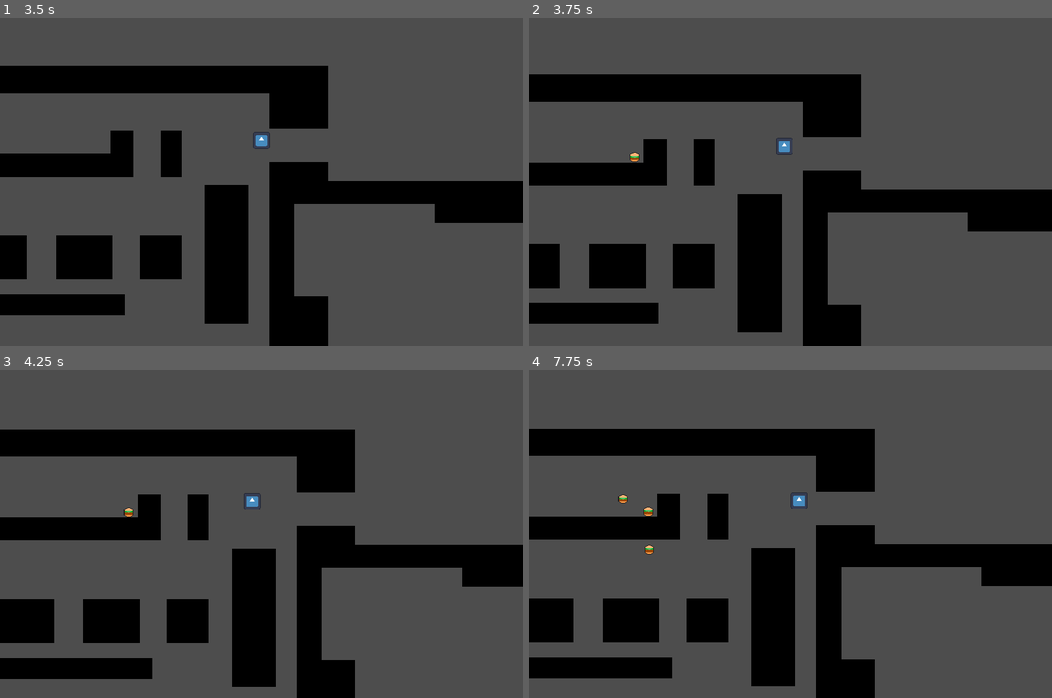
Above: before the commit, frames 1-4 (two rows, left to right).
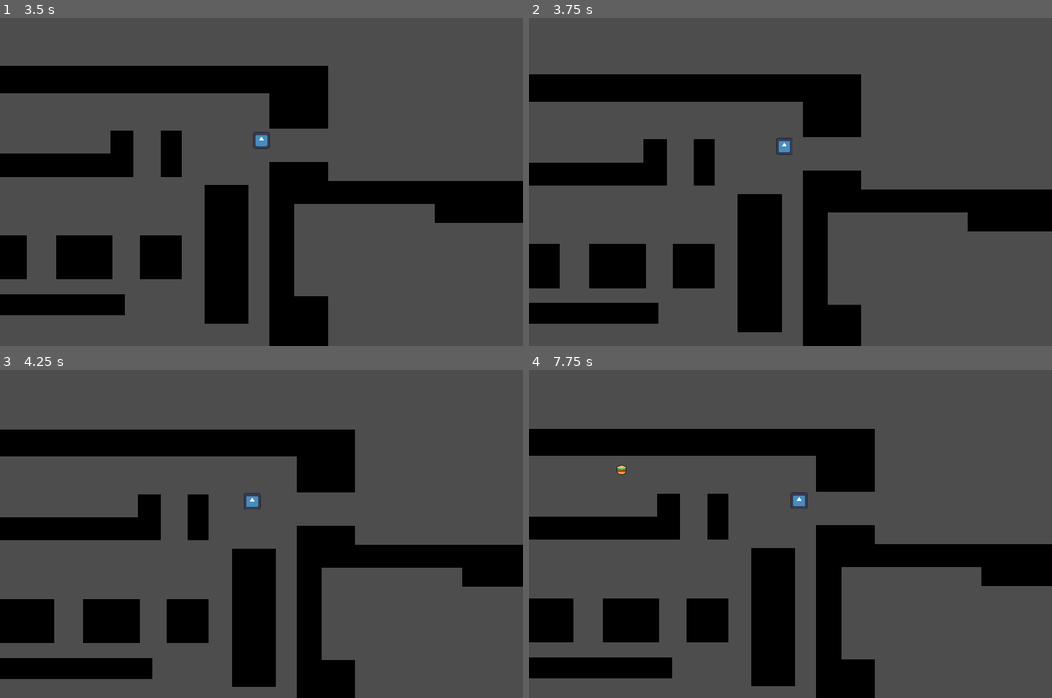
Above: after the commit, the same moments.

Repository: apenas-naka/jornada-dev-godot
Game: Godot game, scene res://scenes/world.tscn
Same seed, same stepped clock (60 frames per second), same inputs: the game is played once before the commit and once after it. The engine's default icon, where the game draws it, is replaced by a stand-in: a white triangle on a blue panel in a dark square.
Inputs:
- Up to frame 1 (3.5 s): tap Enter at 0.5 s; hold D (move_right) 0.53-1.28 s; tap J (test_key_J) every 0.75 s from 0.6 to 2.85 s; hold S (move_down) 1.28-2.03 s; hold D (move_right) 2.03-2.78 s; hold W (move_up) from 2.78 s (still down)
- Up to frame 2 (3.75 s): release W (move_up) at 3.53 s; hold A (move_left) from 3.53 s (still down); tap J (test_key_J) at 3.6 s
- Up to frame 3 (4.25 s): keep holding A (move_left)
- Up to frame 4 (7.75 s): tap J (test_key_J) every 0.75 s from 4.35 to 7.35 s; release A (move_left) at 5.03 s; hold S (move_down) 5.03-5.78 s; hold D (move_right) 5.78-6.53 s; hold W (move_up) 6.53-7.28 s; hold D (move_right) from 7.28 s (still down)

Frame 1 is identical in both runs. In frame 2, less than 0.1% of the frame differs, in the area x 19-22%, y 40-44%; in frame 3, less than 0.1%; in frame 4, 0.2%, in the area x 16-24%, y 28-57%.

Commit message:
spawn system upgrade
spawn system 100%;
moving to ui

Diff:
--- a/scenes/burguer.tscn
+++ b/scenes/burguer.tscn
@@ -6,6 +6,7 @@
 [sub_resource type="RectangleShape2D" id="RectangleShape2D_qvvgy"]
 
 [sub_resource type="RectangleShape2D" id="RectangleShape2D_kxr0l"]
+size = Vector2(24.2857, 26)
 
 [node name="burguer" type="Area2D"]
 scale = Vector2(3.5, 3.5)
@@ -20,12 +21,15 @@
 texture = ExtResource("1_703bv")
 
 [node name="checkColl" type="Area2D" parent="."]
+metadata/_edit_group_ = true
 
 [node name="CollisionShape2D" type="CollisionShape2D" parent="checkColl"]
+position = Vector2(-0.1, -0.1)
 shape = SubResource("RectangleShape2D_kxr0l")
 
 [node name="visibilityTimer" type="Timer" parent="."]
 wait_time = 1.5
 
 [connection signal="body_entered" from="." to="." method="_on_body_entered"]
+[connection signal="area_entered" from="checkColl" to="." method="_on_check_coll_area_entered"]
 [connection signal="timeout" from="visibilityTimer" to="." method="_on_visibility_timer_timeout"]
--- a/scenes/world.tscn
+++ b/scenes/world.tscn
@@ -119,7 +119,6 @@
 metadata/_edit_group_ = true
 
 [node name="spawnCollectables" type="Timer" parent="."]
-wait_time = 2.0
 autostart = true
 
 [node name="visibleCollectables" type="Timer" parent="."]
--- a/scripts/burguer.gd
+++ b/scripts/burguer.gd
@@ -1,24 +1,22 @@
 extends Area2D
 
 func _ready():
-	var vtimer = $visibilityTimer;
-	vtimer.start(1.5);
-	hide();
-	#print("hide()");
+	var vtimer = $visibilityTimer;	# REFERENCIA O TIMER 'visibleCollectables'
+	vtimer.start(1.5);	# INICIA A CONTAGEM PARA MOSTRAR OS ITENS
+	hide();	#	ESCONDE
 
 func _on_body_entered(body):	#COLISÃO COM O ITEM
-	if body.is_in_group("walls"):	#	SE ESTIVER NO GRUPO 'PAREDE'
-		print("SPAWNOU NA PAREDE");
+	if body.is_in_group("walls"):	#	SE ESTIVER NO GRUPO 'parede'
+		#print("SPAWNOU NA PAREDE");
 		queue_free();
-		print("REMOVIDO");
-	if body.is_in_group("player"):
-		print("Coletado pelo jogador!");
-		queue_free();
-	if body.is_in_group("collectables"):
-		print("Dupla colisão");
+		#print("REMOVIDO");
+	if body.is_in_group("player"):	# SE ESTIVER NO GRUPO 'player'
+		#print("Coletado pelo jogador!");
 		queue_free();
 
-
-func _on_visibility_timer_timeout():
-	show();
+func _on_visibility_timer_timeout():	# QUANDO O TEMPO ACABAR
+	show();	# MOSTRAR OS ITENS
 	#print("VisibilityTimer: ON")
+func _on_check_coll_area_entered(_area):	# SE ESTIVER SOBREPOSTO
+	if !has_overlapping_areas():
+		queue_free();	# LIMPA
--- a/scripts/player.gd
+++ b/scripts/player.gd
@@ -3,8 +3,6 @@
 
 @export var playerSpeed : int = 400;
 @export var playerHungry : int = 5;
-#@onready var playerCollectable := $"../burguer";
-
 
 func get_input():
 	var input_direction = Input.get_vector("move_left", "move_right", "move_up", "move_down");
@@ -12,13 +10,12 @@
 #	PROCESSAMENTO DE FISICA (CADA FPS)
 func _physics_process(delta):
 	get_input();
+	var collided = move_and_collide(velocity * delta) # Verifica se esta colidindo.
 
-	var collided = move_and_collide(velocity * delta) # Verifica se esta colidindo.
 	if collided:	# Se estiver vai normalizar a posição (pra não atravessar).
 		velocity = velocity.bounce(collided.get_normal());
 
-
-func _on_hungry_timer_timeout():
+func _on_hungry_timer_timeout():	# QUANDO CONTADOR DE FOME ZERAR
 	playerHungry -= 1;
 	print("Barra de fome: " + str(playerHungry));
 	if playerHungry < 1:
@@ -27,18 +24,3 @@
 func _input(event):
 	if event.is_action_released("test_key_J"):
 		print("Você apertou J");
-
-#func _on_burguer_body_entered(body):
-	#if body.name == "player":
-		#print("Player comeu");
-		#playerCollectable.queue_free();
-
-
-#func _on_spawn_collectables_timeout():
-	#const myCollectable = preload("res://scenes/burguer.tscn");
-	#
-	#var obj = myCollectable.instantiate();
-	#obj.position.x = randi_range(210, 500);
-	#obj.position.y = randi_range(9, 550);
-	#add_sibling(obj);
-	#print("Item criado");
--- a/scripts/world.gd
+++ b/scripts/world.gd
@@ -1,13 +1,12 @@
 extends Node2D
 
 const myCollectable = preload("res://scenes/burguer.tscn");
-#const limitsOfCollectables = 5;
 
-func _on_spawn_collectables_timeout():	# QUANDO O TIMER spawnCol. acabar:
+func _on_spawn_collectables_timeout():	# QUANDO O TIMER 'spawnCollectables' ZERAR
 	var rng = RandomNumberGenerator.new();
 
-	var pos_x = rng.randf_range(400, 700);
-	var pos_y = rng.randf_range(80, 800);
+	var pos_x = rng.randf_range(-500, 500);
+	var pos_y = rng.randf_range(-800, 800);
 
 	var spawned_Obj = myCollectable.instantiate();
 	spawned_Obj.global_position.x = pos_x;
Not shown, changed: Progresso.txt
